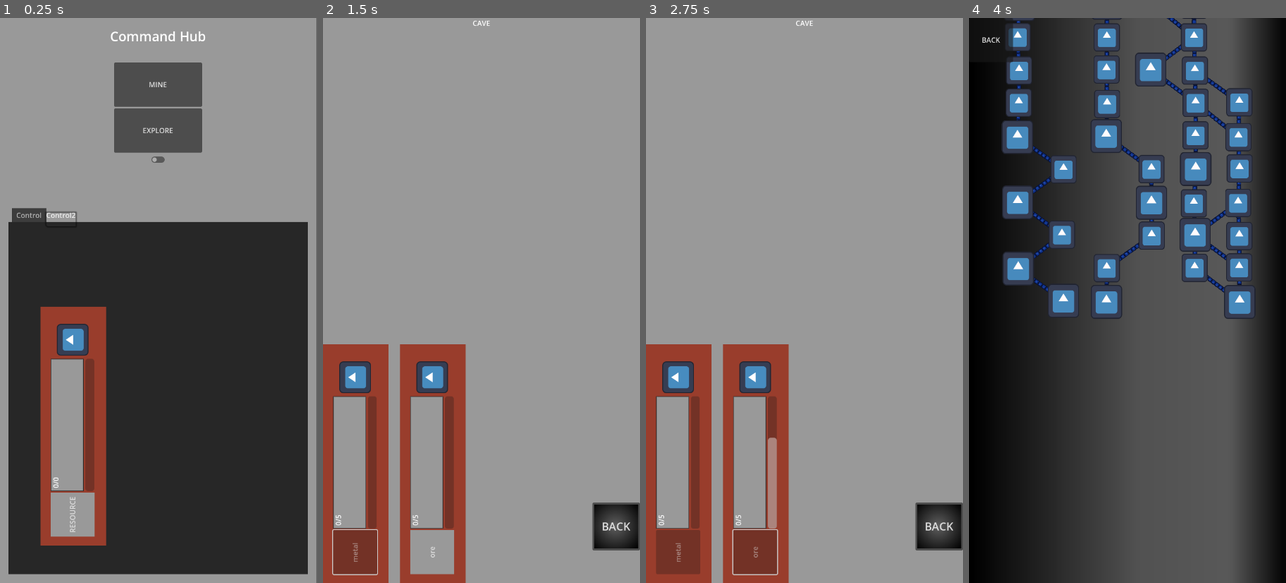
Above: before the commit, frames 1-4 (left to right).
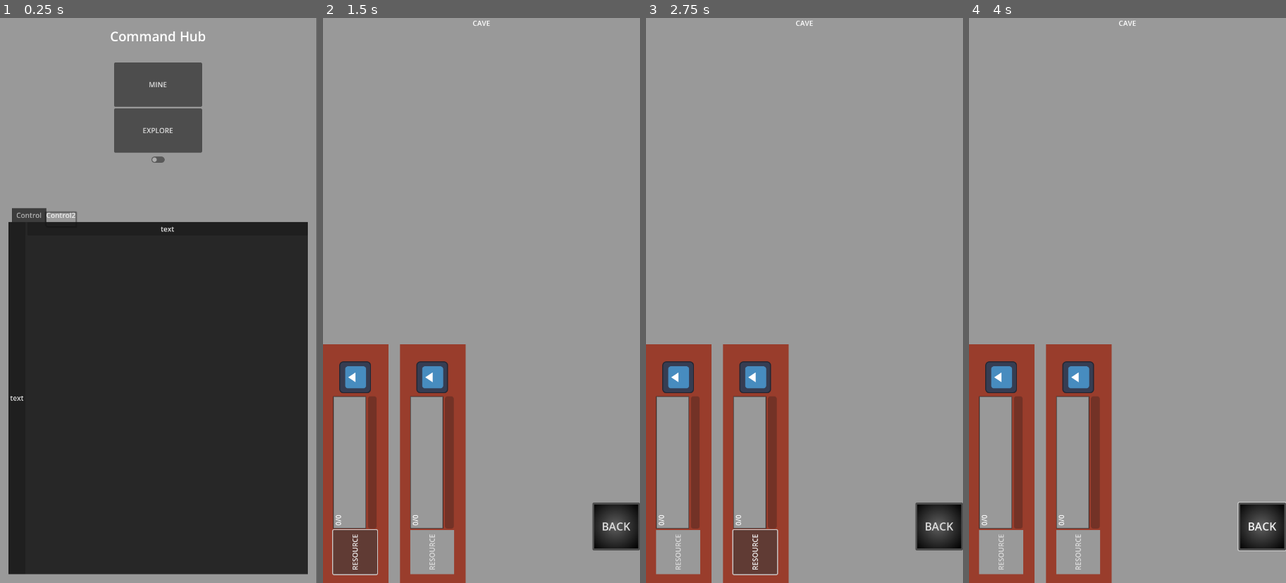
Above: after the commit, the same moments.

Repository: EitherRock/spacegame
Game: Godot game, scene res://main.tscn
The game is run twice, just before and just after one commit, with the same random seed, the same clock (stepped at 60 frames per second) and the same inputs. The project has no main scene, so this scene is started directly. The engine's default icon, where the game draws it, is replaced by a stand-in: a white triangle on a blue panel in a dark square.
Inputs (mouse positions are in pixels of both pictures, inside the frame that each line leads up to):
- Up to frame 1 (0.25 s): no input
- Up to frame 2 (1.5 s): click "MINE" at 0.5 s; click (354, 554) at 1.25 s, where only the run after the commit has a clickable "RESOURCE"
- Up to frame 3 (2.75 s): click (753, 554) at 2 s, where only the run before the commit has a clickable "ore"
- Up to frame 4 (4 s): click "BACK" at 2.75 s; click (1127, 131) at 3.5 s, where only the run before the commit has a clickable "EXPLORE"

The runs differ from the first frame. In frame 1, 8.8% of the frame differs, in the area x 3-55%, y 36-94%; in frame 2, 0.1%; in frame 3, 1.7%; in frame 4, 99%, in the area x 0-100%, y 0-100%.
Error after the commit: Invalid call. Nonexistent function 'create_instance' in base 'Control'. (res://resource_data.gd:17)

Commit message:
Unrelated stuff
I'm awful at keeping these repos on topic.
Added sprites

Diff:
--- a/Back.gd
+++ /dev/null
@@ -1,14 +0,0 @@
-extends Button
-
-
-#func _ready():
-	#self.connect("pressed", _on_pressed)
-
-#func _on_button_pressed():
-	#print("presssed")
-	#get_tree().change_scene_to_file("res://main.tscn")
-
-
-func _on_pressed():
-	print("presssed")
-	get_tree().change_scene_to_file("res://main.tscn")
--- a/asteroid.gd
+++ b/asteroid.gd
@@ -1,10 +1,12 @@
 extends Area2D
 
 var speed = 200
+@export var rotation_speed = .01
 @export var health = 100
 
 func _physics_process(delta):
 	position += Vector2(0, speed) * delta
+	rotation += rotation_speed
 
 	# Check if the asteroid is outside the screen bounds
 	if position.y > get_viewport_rect().size.y:
--- a/asteroid.tscn
+++ b/asteroid.tscn
@@ -1,20 +1,21 @@
 [gd_scene load_steps=4 format=3 uid="uid://dyff1omnham4a"]
 
 [ext_resource type="Script" path="res://asteroid.gd" id="1_dmji5"]
-[ext_resource type="Texture2D" uid="uid://4xxwq4x2vftg" path="res://icon.svg" id="1_ib7s4"]
+[ext_resource type="Texture2D" uid="uid://c5knp02gccxwu" path="res://sprites/asteroids/meteor_detailedLarge.png" id="2_oiues"]
 
-[sub_resource type="RectangleShape2D" id="RectangleShape2D_5n31a"]
-size = Vector2(120, 109)
+[sub_resource type="CircleShape2D" id="CircleShape2D_taj12"]
+radius = 49.0408
 
 [node name="Asteroid" type="Area2D" groups=["Asteroid"]]
 script = ExtResource("1_dmji5")
 
 [node name="Sprite2D" type="Sprite2D" parent="."]
-modulate = Color(0.980392, 0, 0.0196078, 1)
-texture = ExtResource("1_ib7s4")
+position = Vector2(-1.50001, -2.5)
+scale = Vector2(2.39062, 2.10938)
+texture = ExtResource("2_oiues")
 
 [node name="CollisionShape2D" type="CollisionShape2D" parent="."]
-position = Vector2(-2, 0.5)
-shape = SubResource("RectangleShape2D_5n31a")
+position = Vector2(-2, -2)
+shape = SubResource("CircleShape2D_taj12")
 
 [connection signal="area_entered" from="." to="." method="_on_area_entered"]
--- a/asteroid_map.tscn
+++ b/asteroid_map.tscn
@@ -1,7 +1,10 @@
-[gd_scene load_steps=3 format=3 uid="uid://b8wos2tl3ampv"]
+[gd_scene load_steps=4 format=3 uid="uid://b8wos2tl3ampv"]
 
 [ext_resource type="Script" path="res://asteroid_map.gd" id="1_tyo83"]
 [ext_resource type="PackedScene" uid="uid://42rvt4mssl58" path="res://ship.tscn" id="2_i6dn2"]
+
+[sub_resource type="StyleBoxFlat" id="StyleBoxFlat_6m528"]
+bg_color = Color(0.0196078, 0.0196078, 0.0196078, 1)
 
 [node name="AsteroidMap" type="Control"]
 layout_mode = 3
@@ -19,6 +22,7 @@
 anchor_bottom = 1.0
 grow_horizontal = 2
 grow_vertical = 2
+theme_override_styles/panel = SubResource("StyleBoxFlat_6m528")
 
 [node name="MarginContainer" type="MarginContainer" parent="Background"]
 layout_mode = 1
--- a/autos/resource_values.gd
+++ b/autos/resource_values.gd
@@ -1,6 +1,7 @@
 extends Node
 
 var resources = {
+	"coal": {"amount": 0, "max":5, "dependencies": {}},
 	"ore": {"amount": 0, "max":5, "dependencies": {}},
 	"metal": {"amount": 0, "max":5, "dependencies": {"ore": 5}},
 	"ship": {"amount": 0, "max":5, "dependencies": {"ore": 5}}
--- a/facility.tscn
+++ b/facility.tscn
@@ -51,20 +51,6 @@
 
 [node name="ResourceManager" type="Node" parent="Panel/MarginContainer/VBoxContainer"]
 script = ExtResource("3_omkxe")
-resources = {
-"metal": {
-"amount": 0,
-"dependencies": {
-"ore": 5
-},
-"max": 5
-},
-"ore": {
-"amount": 0,
-"dependencies": {},
-"max": 5
-}
-}
 
 [node name="mainContainer" type="HBoxContainer" parent="Panel/MarginContainer/VBoxContainer/ResourceManager"]
 anchors_preset = 2
--- a/main.tscn
+++ b/main.tscn
@@ -2,7 +2,7 @@
 
 [ext_resource type="Script" path="res://main.gd" id="1_v4k1a"]
 [ext_resource type="Texture2D" uid="uid://4xxwq4x2vftg" path="res://icon.svg" id="2_efjyv"]
-[ext_resource type="PackedScene" uid="uid://b34guu313kt8l" path="res://resource.tscn" id="3_meamc"]
+[ext_resource type="Script" path="res://resource_data.gd" id="3_a0sed"]
 
 [sub_resource type="StyleBoxFlat" id="StyleBoxFlat_wvouy"]
 
@@ -133,12 +133,28 @@
 layout_mode = 2
 metadata/_tab_index = 1
 
-[node name="resource" parent="Panel/MarginContainer/VBoxContainer/TabContainer/Control2" instance=ExtResource("3_meamc")]
-layout_mode = 0
-offset_left = 73.0
-offset_top = 733.0
-offset_right = 73.0
-offset_bottom = 733.0
+[node name="ResourceManager" type="Node" parent="Panel/MarginContainer/VBoxContainer/TabContainer/Control2"]
+script = ExtResource("3_a0sed")
+
+[node name="HBoxContainer" type="HBoxContainer" parent="Panel/MarginContainer/VBoxContainer/TabContainer/Control2"]
+layout_mode = 1
+anchors_preset = 15
+anchor_right = 1.0
+anchor_bottom = 1.0
+grow_horizontal = 2
+grow_vertical = 2
+
+[node name="Button" type="Button" parent="Panel/MarginContainer/VBoxContainer/TabContainer/Control2/HBoxContainer"]
+layout_mode = 2
+size_flags_horizontal = 0
+text = "text"
+
+[node name="Button2" type="Button" parent="Panel/MarginContainer/VBoxContainer/TabContainer/Control2/HBoxContainer"]
+layout_mode = 2
+size_flags_horizontal = 3
+size_flags_vertical = 0
+text = "text
+"
 
 [connection signal="pressed" from="Panel/MarginContainer/VBoxContainer/MarginContainer/VBoxContainer/HBoxContainer/CaveButton" to="." method="_on_button_pressed"]
 [connection signal="pressed" from="Panel/MarginContainer/VBoxContainer/MarginContainer/VBoxContainer/HBoxContainer2/ExploreButton" to="." method="_on_explore_button_pressed"]
--- a/map.tscn
+++ b/map.tscn
@@ -42,15 +42,3 @@
 grow_horizontal = 2
 grow_vertical = 2
 texture = SubResource("GradientTexture2D_groco")
-
-[node name="VBoxContainer" type="VBoxContainer" parent="."]
-offset_right = 40.0
-offset_bottom = 40.0
-
-[node name="HBoxContainer" type="HBoxContainer" parent="VBoxContainer"]
-layout_mode = 2
-
-[node name="Button" type="Button" parent="VBoxContainer/HBoxContainer"]
-custom_minimum_size = Vector2(100, 100)
-layout_mode = 2
-text = "BACK"
--- a/project.godot
+++ b/project.godot
@@ -50,3 +50,4 @@
 
 renderer/rendering_method="mobile"
 textures/vram_compression/import_etc2_astc=true
+environment/glow/upscale_mode.mobile=1
--- a/resource.tscn
+++ b/resource.tscn
@@ -53,7 +53,7 @@
 size_flags_stretch_ratio = 0.0
 theme_override_constants/separation = 3
 
-[node name="Button" type="Button" parent="MarginContainer/ResourceContainer"]
+[node name="ResourceCreateButton" type="Button" parent="MarginContainer/ResourceContainer"]
 custom_minimum_size = Vector2(100, 100)
 layout_mode = 2
 theme_override_styles/normal = SubResource("StyleBoxFlat_r7krr")
--- a/resource_data.gd
+++ b/resource_data.gd
@@ -1,21 +1,28 @@
 extends Node
 
-@export var resources = {}
+@export var resources = ResourceValues.resources
 var main = null
 var resource_keys = null
 
 func _ready():
-	print(resources)
-	main = get_node("mainContainer")
+
+	main = $".."
+
 	if resources:
-		resource_keys = resources.keys()
+		var resource_keys = resources.keys()
 		for child in get_children():
 			for resource in child.get_children():
+				print("Resource")
+				print(resource)
+				resource.create_instance()
+				print(resource.get_instance_path())
 				var index = resource.get_index()
 				var c_resource_name = resource_keys[index]
+
+				#var c_button = %ResourceCreateButton
 				var c_button = resource.get_node("MarginContainer/ResourceContainer/Button")
-				var c_upgrade_button = resource.get_node("MarginContainer/ResourceContainer/UpgradeButton")
-				var progress_bar = resource.get_node("MarginContainer/ResourceContainer/VBoxContainer/ProgressBar")
+				var c_upgrade_button = resource.get_node("../../MarginContainer/ResourceContainer/UpgradeButton")
+				var progress_bar = resource.get_node("../../MarginContainer/ResourceContainer/VBoxContainer/ProgressBar")
 				progress_bar.value = get_resource_amount(c_resource_name)
 				progress_bar.max_value = get_resource_max(c_resource_name)
 				var progress_label = progress_bar.get_child(0)
@@ -37,6 +44,7 @@
 
 func get_resource_amount(resource_name: String) -> int:
 	if resources.has(resource_name):
+		print("we got it")
 		return resources[resource_name]["amount"]
 	return 0
 
--- a/ship.gd
+++ b/ship.gd
@@ -91,10 +91,15 @@
 func _on_area_entered(area):
 	if area.is_in_group("Asteroid"):
 		print(len(get_tree().get_nodes_in_group("Asteroids")))
+		var count = 0
 		for asteroid in get_tree().get_nodes_in_group("Asteroids"):
+			count += 1
+			print(count)
 			asteroid.queue_free()
+
 		print('Ship')
+
 		self.call_deferred('change_scene')
 
 func change_scene():
-	get_tree().change_scene_to_file("res://main.tscn")
+	get_tree().change_scene_to_file("res://map.tscn")
--- a/weapons/laser_ray.tscn
+++ b/weapons/laser_ray.tscn
@@ -72,7 +72,6 @@
 
 [sub_resource type="Environment" id="Environment_xd8sw"]
 background_mode = 3
-glow_enabled = true
 glow_levels/4 = 1.0
 glow_strength = 1.38
 glow_blend_mode = 0
Binary file added: sprites/asteroids/meteor_detailedLarge.png
Not shown, added: sprites/asteroids/meteor_detailedLarge.png.import
Binary file added: sprites/asteroids/meteor_detailedSmall.png
Not shown, added: sprites/asteroids/meteor_detailedSmall.png.import
Binary file added: sprites/asteroids/meteor_large.png
Not shown, added: sprites/asteroids/meteor_large.png.import
Binary file added: sprites/asteroids/meteor_small.png
Not shown, added: sprites/asteroids/meteor_small.png.import
Binary file added: sprites/asteroids/meteor_squareDetailedLarge.png
Not shown, added: sprites/asteroids/meteor_squareDetailedLarge.png.import
Binary file added: sprites/asteroids/meteor_squareDetailedSmall.png
Not shown, added: sprites/asteroids/meteor_squareDetailedSmall.png.import
(and 47 more such lines)
